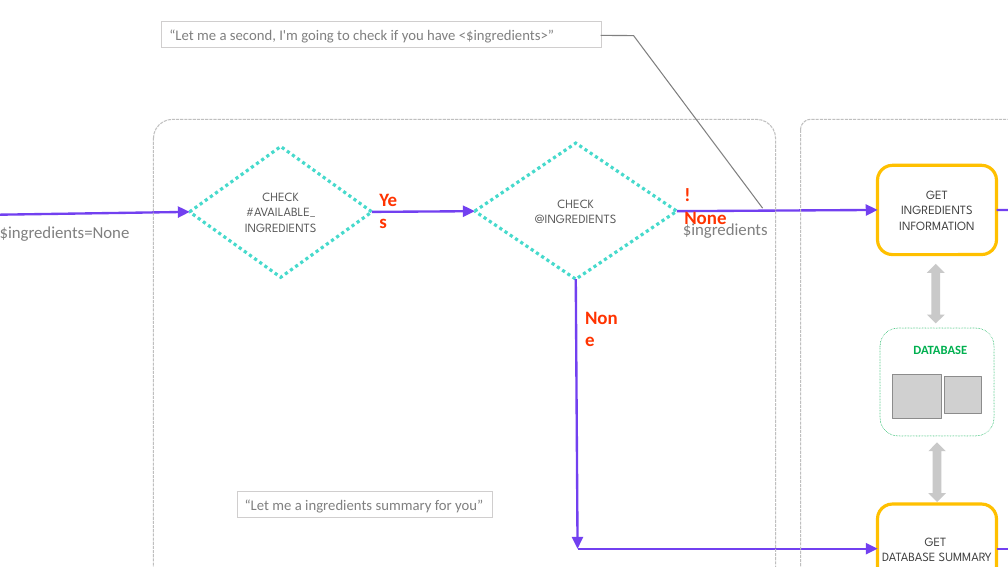
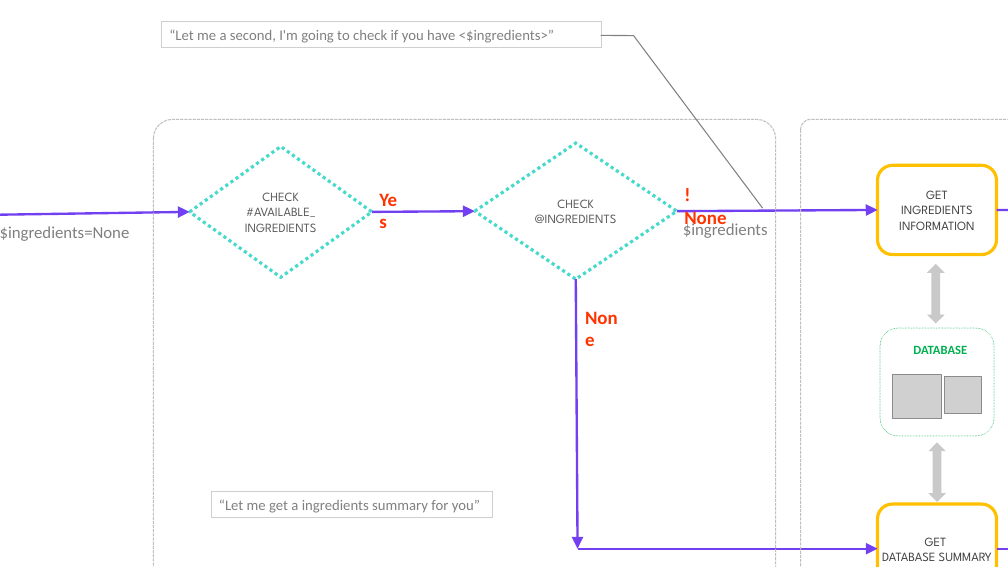
Before and after one commit to inmperfer/TFM, a slide deck: slide 4 of memoria/images/diagrama intenciones.pptx. Drawn at 1008x567 pixels with LibreOffice and Linux fonts; fonts in the diff are those of the drawing; grey boxes stand for pictures. Boxes give left, top, right and bottom in pixels: in the first picture for what was removed or moved away, otherwise in the second. Text is boxed around its words. In the diff, an @@ line names an element or a change of style, - is before the commit and + after.

```diff
--- a/memoria/images/diagrama intenciones.pptx
+++ b/memoria/images/diagrama intenciones.pptx
@@ rectangle "“Let me get a ingredients ...": place and size @@
-rectangle "“Let me get a ingredients ..." at (237, 492, 492, 518)
+rectangle "“Let me get a ingredients ..." at (212, 492, 492, 518)
@@ text in rectangle at (219, 499, 480, 513): text changed @@
-“Let me a ingredients summary for you”
+“Let me get a ingredients summary for you”
```
Also in this commit, not shown: 13 other files.
